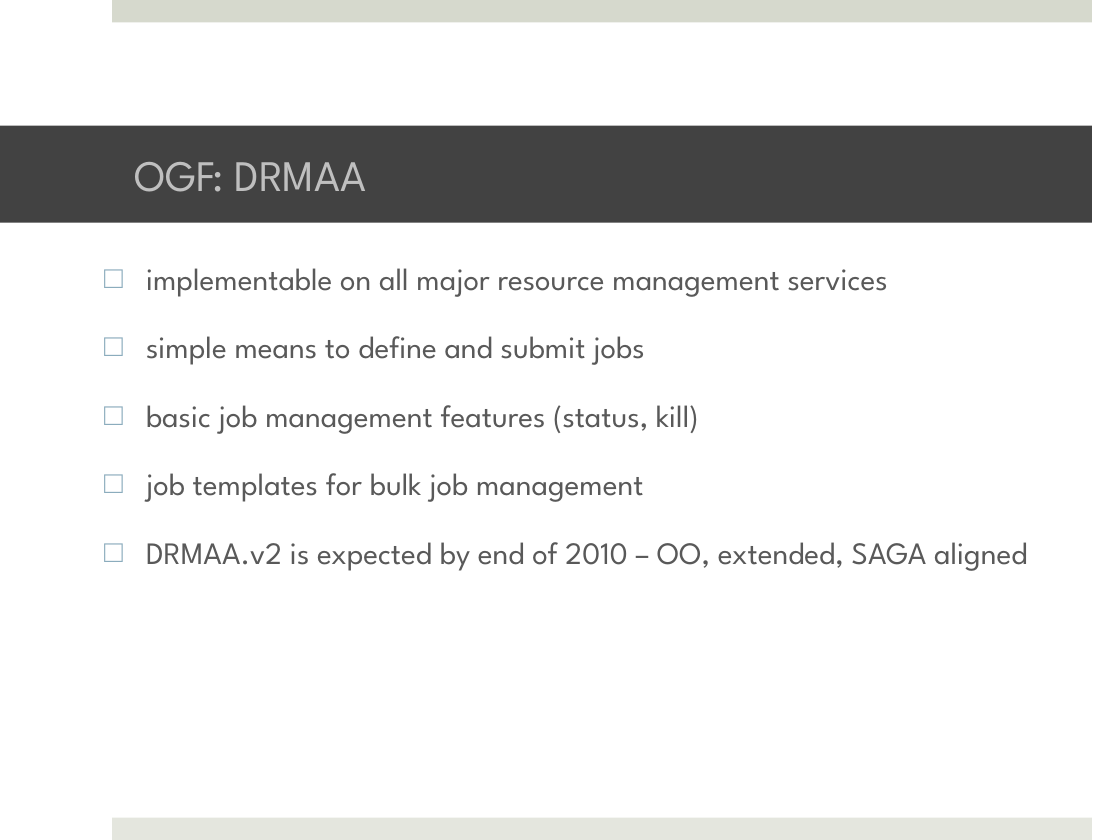
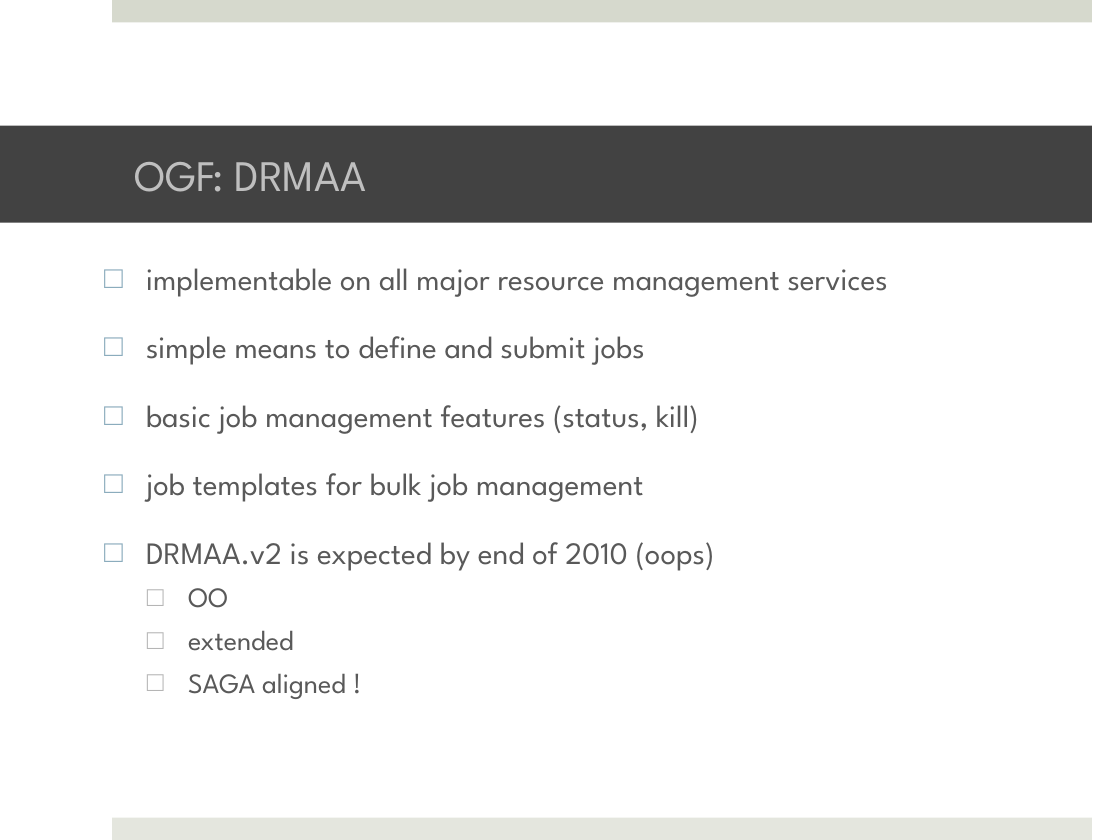
Before and after one commit to saga-project/saga-cpp-legacy-projects, a slide deck: slide 7 of tutorial/EGI-2011/02_api3.pptx. Drawn at 1120x840 pixels with LibreOffice and Linux fonts; fonts in the diff are those of the drawing; background and template pictures are left out. Boxes give left, top, right and bottom in pixels: in the first picture for what was removed or moved away, otherwise in the second. Text is boxed around its words. In the diff, an @@ line names an element or a change of style, - is before the commit and + after.

```diff
--- a/tutorial/EGI-2011/02_api3.pptx
+++ b/tutorial/EGI-2011/02_api3.pptx
@@ text at <box>146,542,715,699</box>: text changed @@
-□ DRMAA.v2 is expected by end of 2010 – OO, extended, SAGA aligned
+□ DRMAA.v2 is expected by end of 2010 (oops)
+  □ OO
+  □ extended
+  □ SAGA aligned !
```
Also in this commit, not shown: 8 other slides changed, 1 slide removed, 4 other files.
